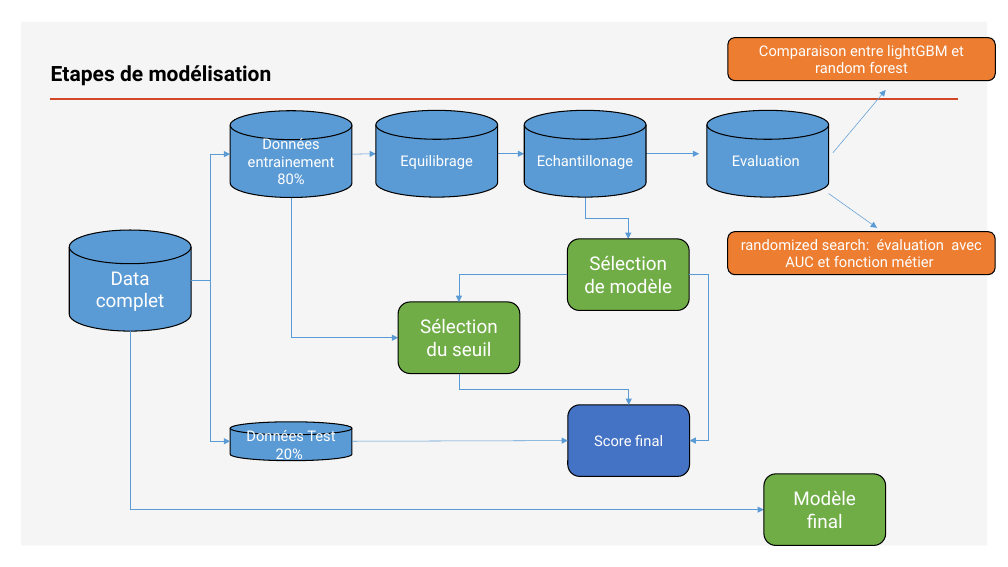
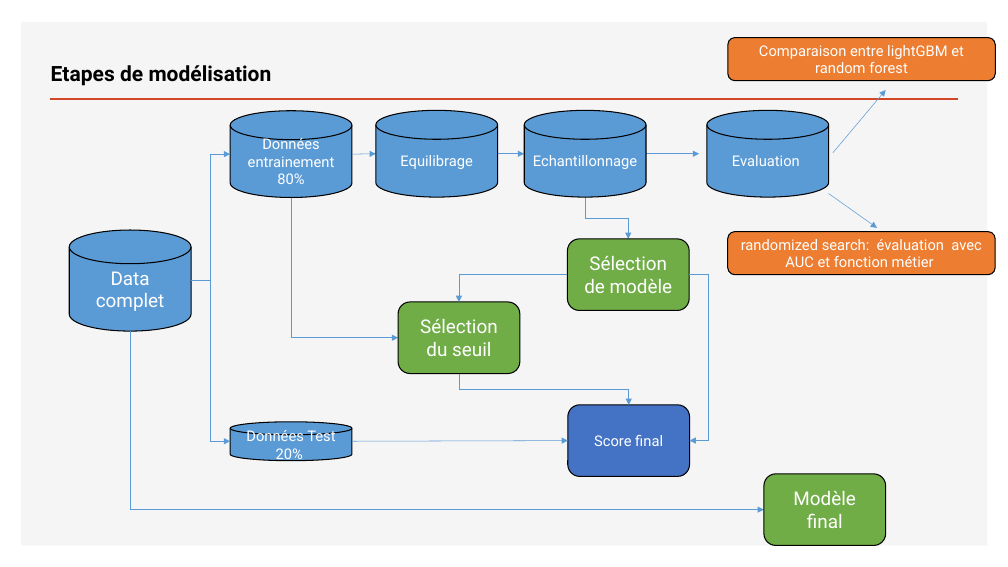
Before and after one commit to Teycir/Openclassrooms_project7, a slide deck: slide 10 of P7_01_Support.pptx. Drawn at 1008x567 pixels with LibreOffice and Linux fonts; fonts in the diff are those of the drawing. Boxes give left, top, right and bottom in pixels: in the first picture for what was removed or moved away, otherwise in the second. Text is boxed around its words. In the diff, an @@ line names an element or a change of style, - is before the commit and + after.

```diff
--- a/P7_01_Support.pptx
+++ b/P7_01_Support.pptx
@@ text in cylinder at <box>533,155,637,169</box>: text changed @@
-Echantillonage
+Echantillonnage
```
Also in this commit, not shown: 4 other slides changed.
